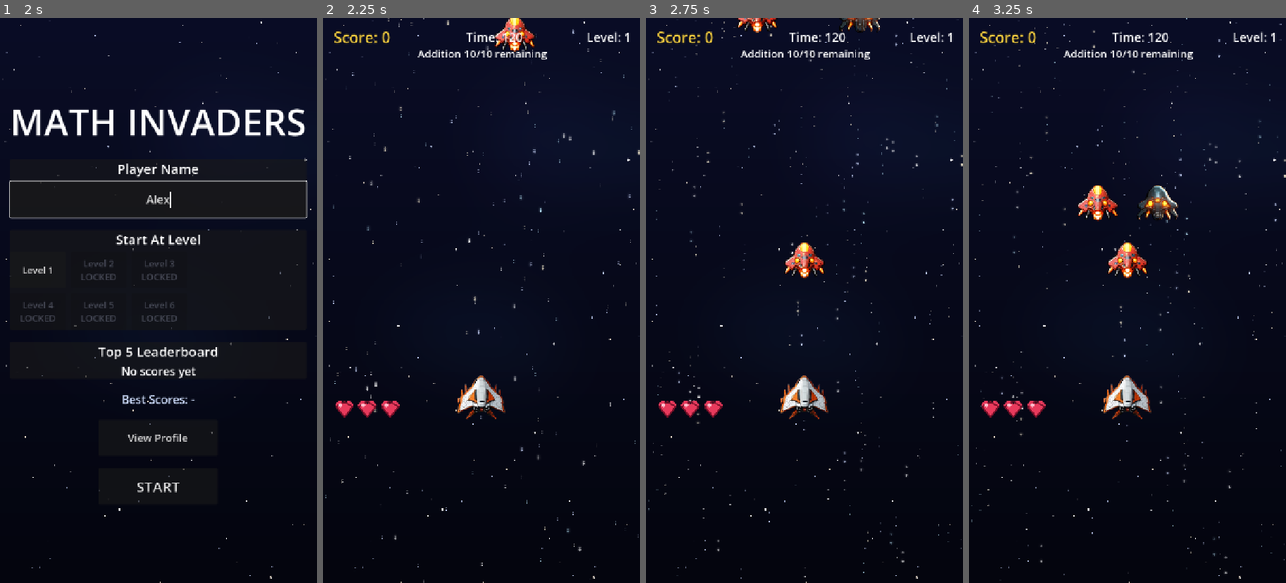
Above: before the commit, frames 1-4 (left to right).
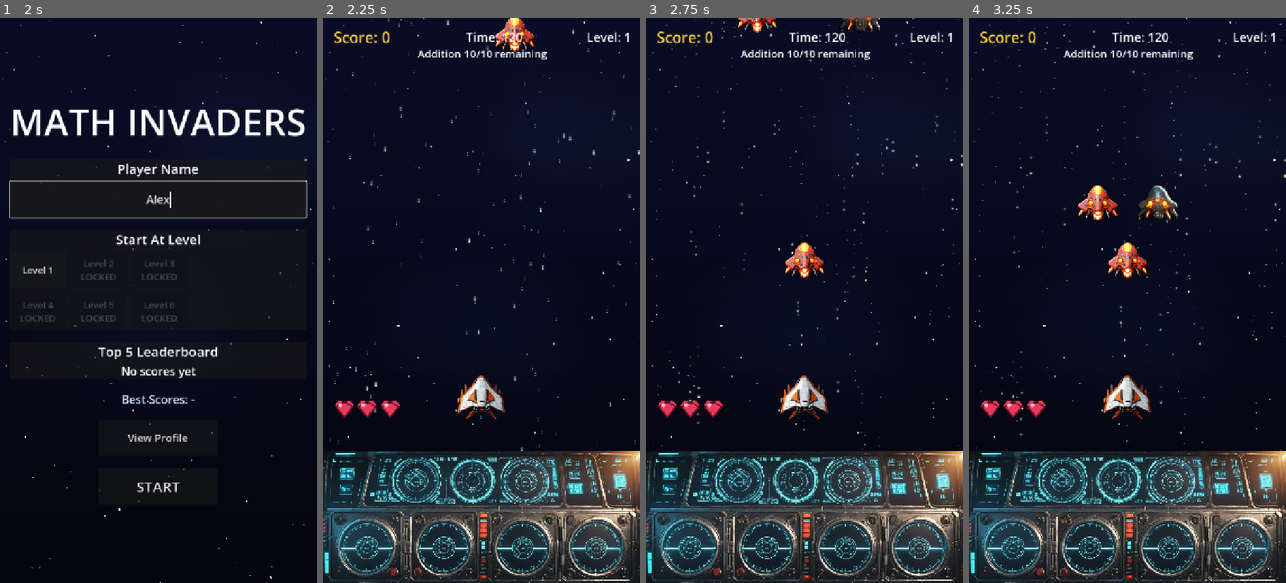
Above: after the commit, the same moments.

Repository: rajeshja/Math-Invaders-SDD
Game: Godot game, scene res://scenes/splash_screen.tscn
Same seed, same stepped clock (60 frames per second), same inputs: the game is played once before the commit and once after it. Sound files missing from this copy of the repository are replaced by a short silence.
Inputs (mouse positions are in pixels of both pictures, inside the frame that each line leads up to):
- Up to frame 1 (2 s): tap Enter at 0.5 s; move the mouse to (228, 272) at 0.52 s; hold Shift 0.53-1.25 s; click (228, 272) at 0.67 s; click (158, 198) at 1.27 s; type "Alex" at 1.35 s
- Up to frame 2 (2.25 s): click "Level 1" at 2 s
- Up to frame 3 (2.75 s): no input
- Up to frame 4 (3.25 s): drag from (1064, 328) to (1111, 413) at 2.77 s

Frame 1 is identical in both runs. In frame 2, 22% of the frame differs, in the area x 0-100%, y 76-100%; in frame 3, 22%; in frame 4, 22%.

Commit message:
Showing the ship controls image with a changed question/answer layout.

Diff:
--- a/scenes/question_panel.tscn
+++ b/scenes/question_panel.tscn
@@ -1,7 +1,7 @@
 [gd_scene load_steps=7 format=3 uid="uid://question_panel_scene_001"]
 
 [ext_resource type="Script" path="res://scripts/question_panel.gd" id="1"]
-[ext_resource type="Texture2D" path="res://assets/images/ui/question_panel_bg.png" id="2"]
+[ext_resource type="Texture2D" path="res://assets/images/ui/ship-controls-4.jpg" id="2"]
 [ext_resource type="Texture2D" path="res://assets/images/ui/answer_button_normal.png" id="3"]
 [ext_resource type="Texture2D" path="res://assets/images/ui/answer_button_pressed.png" id="4"]
 
@@ -19,7 +19,7 @@
 anchor_top = 1.0
 anchor_right = 1.0
 anchor_bottom = 1.0
-offset_top = -360.0
+offset_top = -300.0
 offset_bottom = 0.0
 grow_horizontal = 2
 grow_vertical = 0
@@ -31,37 +31,81 @@
 anchor_bottom = 1.0
 texture = ExtResource("2")
 expand_mode = 1
-stretch_mode = 1
+stretch_mode = 0
 
-[node name="QuestionLabel" type="Label" parent="Panel"]
+[node name="Overlay" type="ColorRect" parent="Panel"]
+layout_mode = 1
+anchors_preset = 15
+anchor_right = 1.0
+anchor_bottom = 1.0
+grow_horizontal = 2
+grow_vertical = 2
+mouse_filter = 2
+color = Color(0.02, 0.03, 0.08, 0.9)
+
+[node name="QuestionArea" type="Control" parent="Panel"]
 layout_mode = 1
 anchors_preset = 10
 anchor_right = 1.0
-offset_top = 8.0
-offset_bottom = 88.0
+anchor_bottom = 0.45
+grow_horizontal = 2
+grow_vertical = 0
+mouse_filter = 2
+
+[node name="QuestionLabel" type="Label" parent="Panel/QuestionArea"]
+layout_mode = 1
+anchors_preset = 15
+anchor_right = 1.0
+anchor_bottom = 1.0
+grow_horizontal = 2
+grow_vertical = 2
 theme_override_font_sizes/font_size = 40
 horizontal_alignment = 1
 vertical_alignment = 1
+autowrap_mode = 2
 text = "What is 7 + 5?"
 
-[node name="AnswerButtons" type="GridContainer" parent="Panel"]
+[node name="QuestionStackHost" type="Control" parent="Panel/QuestionArea"]
+visible = false
+layout_mode = 1
+anchors_preset = 15
+anchor_right = 1.0
+anchor_bottom = 1.0
+grow_horizontal = 2
+grow_vertical = 2
+mouse_filter = 2
+
+[node name="QuestionStackHBox" type="HBoxContainer" parent="Panel/QuestionArea/QuestionStackHost"]
 layout_mode = 1
 anchors_preset = 8
 anchor_left = 0.5
 anchor_top = 0.5
 anchor_right = 0.5
 anchor_bottom = 0.5
-offset_left = -330.0
-offset_top = -85.0
-offset_right = 330.0
-offset_bottom = 155.0
-columns = 2
-theme_override_constants/h_separation = 20
-theme_override_constants/v_separation = 20
+grow_horizontal = 2
+grow_vertical = 2
+theme_override_constants/separation = 8
+mouse_filter = 2
 
-[node name="Button1" type="Button" parent="Panel/AnswerButtons"]
-custom_minimum_size = Vector2(320, 110)
+[node name="AnswerRow" type="HBoxContainer" parent="Panel"]
+layout_mode = 1
+anchors_preset = 8
+anchor_left = 0.0
+anchor_top = 0.45
+anchor_right = 1.0
+anchor_bottom = 1.0
+offset_left = 5.4
+offset_top = 0.0
+offset_right = -5.4
+offset_bottom = 0.0
+grow_horizontal = 2
+grow_vertical = 2
+theme_override_constants/separation = 3.6
+
+[node name="Button1" type="Button" parent="Panel/AnswerRow"]
 layout_mode = 2
+size_flags_horizontal = 3
+size_flags_vertical = 3
 theme_override_styles/normal = SubResource("StyleBoxTexture_normal")
 theme_override_styles/pressed = SubResource("StyleBoxTexture_pressed")
 theme_override_styles/hover = SubResource("StyleBoxTexture_normal")
@@ -69,9 +113,10 @@
 theme_override_font_sizes/font_size = 36
 text = "11"
 
-[node name="Button2" type="Button" parent="Panel/AnswerButtons"]
-custom_minimum_size = Vector2(320, 110)
+[node name="Button2" type="Button" parent="Panel/AnswerRow"]
 layout_mode = 2
+size_flags_horizontal = 3
+size_flags_vertical = 3
 theme_override_styles/normal = SubResource("StyleBoxTexture_normal")
 theme_override_styles/pressed = SubResource("StyleBoxTexture_pressed")
 theme_override_styles/hover = SubResource("StyleBoxTexture_normal")
@@ -79,9 +124,10 @@
 theme_override_font_sizes/font_size = 36
 text = "12"
 
-[node name="Button3" type="Button" parent="Panel/AnswerButtons"]
-custom_minimum_size = Vector2(320, 110)
+[node name="Button3" type="Button" parent="Panel/AnswerRow"]
 layout_mode = 2
+size_flags_horizontal = 3
+size_flags_vertical = 3
 theme_override_styles/normal = SubResource("StyleBoxTexture_normal")
 theme_override_styles/pressed = SubResource("StyleBoxTexture_pressed")
 theme_override_styles/hover = SubResource("StyleBoxTexture_normal")
@@ -89,9 +135,10 @@
 theme_override_font_sizes/font_size = 36
 text = "13"
 
-[node name="Button4" type="Button" parent="Panel/AnswerButtons"]
-custom_minimum_size = Vector2(320, 110)
+[node name="Button4" type="Button" parent="Panel/AnswerRow"]
 layout_mode = 2
+size_flags_horizontal = 3
+size_flags_vertical = 3
 theme_override_styles/normal = SubResource("StyleBoxTexture_normal")
 theme_override_styles/pressed = SubResource("StyleBoxTexture_pressed")
 theme_override_styles/hover = SubResource("StyleBoxTexture_normal")
--- a/scripts/main.gd
+++ b/scripts/main.gd
@@ -72,10 +72,11 @@
 	_game_over_overlay.play_again_pressed.connect(restart_session)
 	_game_over_overlay.return_to_menu_pressed.connect(_return_to_main_menu)
 
-	# Phase 24/26: the question panel stays hidden until the session's first
-	# question is ready (after the opening arrival animation), so the default
-	# placeholder text is never shown during the flight-in.
-	_question_panel.visible = false
+	# Phase 24/26: the question panel's content stays hidden until the
+	# session's first question is ready (after the opening arrival
+	# animation), so the default placeholder text is never shown during the
+	# flight-in. The ship-controls background image stays visible.
+	_question_panel.set_content_visible(false)
 	_level_manager.start_session(effective_start_level())
 	# FR9.6: looping gameplay music starts with the session and stops on
 	# Game Over (see _on_game_over).
@@ -108,9 +109,9 @@
 	_current_question = question
 	_attempt_tracker.reset_question()
 	_accepting_input = true
-	# Phase 24/26: the panel was hidden for the wave transition; reveal it
-	# together with the new wave's first question.
-	_question_panel.visible = true
+	# Phase 24/26: the panel's content was hidden for the wave transition;
+	# reveal it together with the new wave's first question.
+	_question_panel.set_content_visible(true)
 	_question_panel.set_question(question)
 
 
@@ -128,9 +129,10 @@
 func _on_wave_cleared(_category: String) -> void:
 	AudioManager.play_sfx("wave_complete")
 	_wave_banner.show_banner()
-	# Phase 24/26: hide the question panel for the whole transition (pause +
-	# arrival) so the previous wave's last question is not left on screen.
-	_question_panel.visible = false
+	# Phase 24/26: hide the question panel's content for the whole
+	# transition (pause + arrival) so the previous wave's last question is
+	# not left on screen; the ship-controls background image stays visible.
+	_question_panel.set_content_visible(false)
 
 
 ## FR9.3: screen shake + red flash on damage. Layered on top of the
@@ -283,10 +285,11 @@
 	_current_question = {}
 	_attempt_tracker.reset_question()
 	_mistake_tracker.clear()
-	# Phase 24/26: hide the question panel until the fresh session's first
-	# question arrives, so the previous session's last question is not
-	# visible during the opening arrival animation.
-	_question_panel.visible = false
+	# Phase 24/26: hide the question panel's content until the fresh
+	# session's first question arrives, so the previous session's last
+	# question is not visible during the opening arrival animation; the
+	# ship-controls background image stays visible.
+	_question_panel.set_content_visible(false)
 	GameManager.reset_session(_assumed_starting_score())
 	_level_manager.reset_and_start()
 	# FR9.6: a fresh session restarts the looping gameplay music (no-op if
--- a/scripts/question_panel.gd
+++ b/scripts/question_panel.gd
@@ -26,39 +26,53 @@
 const WRONG_FLASH_SECONDS := 0.18
 
 ## Phase 11 FR10.4: base design height of the panel (matches the
-## offset_top = -360 anchor layout in question_panel.tscn).
-const PANEL_HEIGHT := 360.0
-
-## Stacked-fraction sizing (FR13.5): must fit inside the existing 320x110
-## button footprint and the 60px question row at 720x1280.
+## offset_top = -300 anchor layout in question_panel.tscn). The panel is
+## 720x300 to match the 1536x640 ship-controls-4.jpg background's 2.4:1
+## aspect ratio.
+const PANEL_HEIGHT := 300.0
+
+## Stacked-fraction sizing (FR13.5): must fit inside the ~175x165 answer
+## button footprint and the 135px question area at 720x1280.
 const BAR_COLOR := Color(0.875, 0.875, 0.875, 1.0)
 const STACK_FONT_LARGE := 34
 const STACK_FONT_SMALL := 26
 const QUESTION_STACK_FONT := 20
 const QUESTION_WHOLE_FONT := 18
 
-@onready var _question_label: Label = $Panel/QuestionLabel
+@onready var _question_label: Label = $Panel/QuestionArea/QuestionLabel
 @onready var _panel: Control = $Panel
 @onready var _answer_buttons: Array = [
-	$Panel/AnswerButtons/Button1,
-	$Panel/AnswerButtons/Button2,
-	$Panel/AnswerButtons/Button3,
-	$Panel/AnswerButtons/Button4,
+	$Panel/AnswerRow/Button1,
+	$Panel/AnswerRow/Button2,
+	$Panel/AnswerRow/Button3,
+	$Panel/AnswerRow/Button4,
 ]
 
-## Code-built host for stacked question rendering; shares the
+## Scene-defined host for stacked question rendering; shares the
 ## QuestionLabel's rect and only shows for fraction questions. It is a
 ## plain Control (not a Container) so it spans the panel width via its
 ## anchors; a centered HBoxContainer inside it lays out the segments.
-var _question_stack_host: Control = null
-var _question_stack_hbox: HBoxContainer = null
+@onready var _question_stack_host: Control = $Panel/QuestionArea/QuestionStackHost
+@onready var _question_stack_hbox: HBoxContainer = $Panel/QuestionArea/QuestionStackHost/QuestionStackHBox
+@onready var _overlay: ColorRect = $Panel/Overlay
+@onready var _question_area: Control = $Panel/QuestionArea
+@onready var _answer_row: HBoxContainer = $Panel/AnswerRow
 
 
 func _ready() -> void:
 	for button in _answer_buttons:
 		button.pressed.connect(_on_answer_button_pressed.bind(button))
-	_build_question_stack_host()
 	_apply_safe_area()
+
+
+## Post-Phase 26: toggles the interactive content (near-opaque overlay,
+## question area, and answer buttons) while keeping the ship-controls
+## background image visible. Used during wave transitions so the player
+## sees the ship imagery with no question on screen.
+func set_content_visible(visible: bool) -> void:
+	_overlay.visible = visible
+	_question_area.visible = visible
+	_answer_row.visible = visible
 
 
 ## Phase 11 FR10.4: on mobile devices, lift the whole panel above the
@@ -173,31 +187,6 @@
 
 ## -- Stacked fraction rendering (Phase 13 FR13.3-FR13.5) -------------------
 
-func _build_question_stack_host() -> void:
-	_question_stack_host = Control.new()
-	_question_stack_host.mouse_filter = Control.MOUSE_FILTER_IGNORE
-	_question_stack_host.visible = false
-	_panel.add_child(_question_stack_host)
-	# Mirror the QuestionLabel's rect (anchors_preset top-wide, y 8..88).
-	# A plain Control (not a Container) honors these anchors and spans the
-	# full panel width, so the inner HBoxContainer can be centered.
-	_question_stack_host.anchor_left = 0.0
-	_question_stack_host.anchor_right = 1.0
-	_question_stack_host.anchor_top = 0.0
-	_question_stack_host.anchor_bottom = 0.0
-	_question_stack_host.offset_left = 0.0
-	_question_stack_host.offset_right = 0.0
-	_question_stack_host.offset_top = 8.0
-	_question_stack_host.offset_bottom = 88.0
-
-	_question_stack_hbox = HBoxContainer.new()
-	_question_stack_hbox.alignment = BoxContainer.ALIGNMENT_CENTER
-	_question_stack_hbox.add_theme_constant_override("separation", 8)
-	_question_stack_hbox.mouse_filter = Control.MOUSE_FILTER_IGNORE
-	_question_stack_host.add_child(_question_stack_hbox)
-	_question_stack_hbox.set_anchors_preset(Control.PRESET_CENTER)
-
-
 func _render_question_segments(segments: Array) -> void:
 	for child in _question_stack_hbox.get_children():
 		child.free()
Binary file added: assets/images/ui/ship-controls-4.jpg
Not shown, added: assets/images/ui/ship-controls-4.jpg.import
Not shown, changed: specs/Math_Invaders_Spec.md
Not shown, changed: specs/Math_Invaders_Tech_Stack.md
Not shown, changed: specs/changes.md
